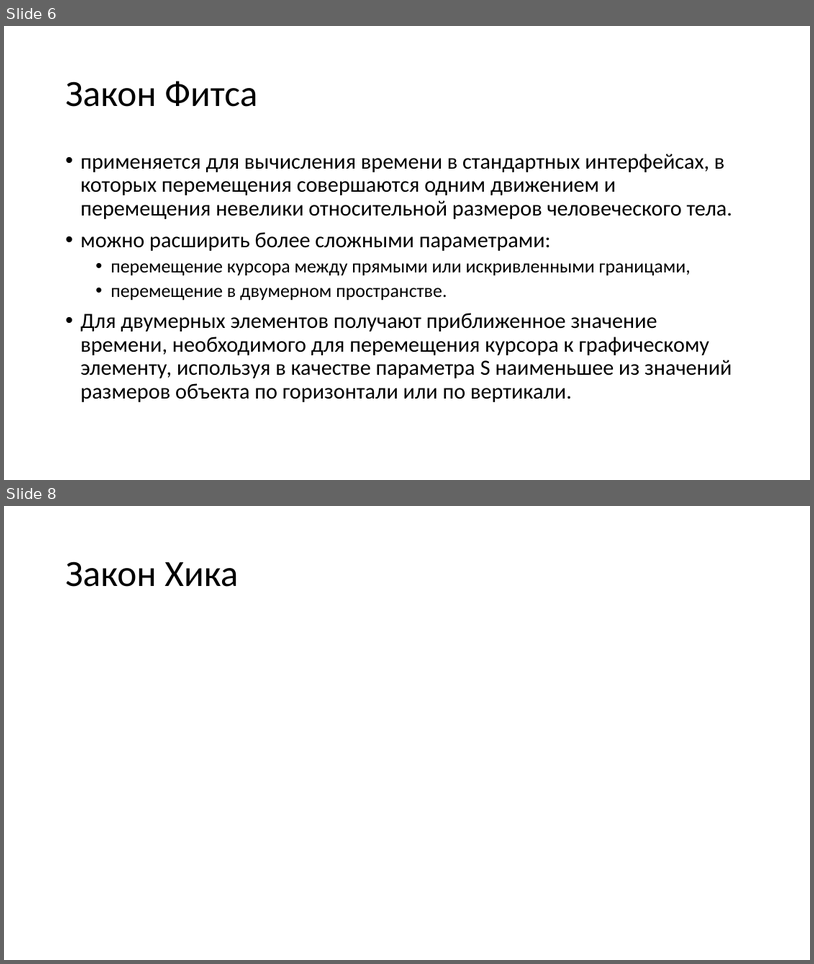
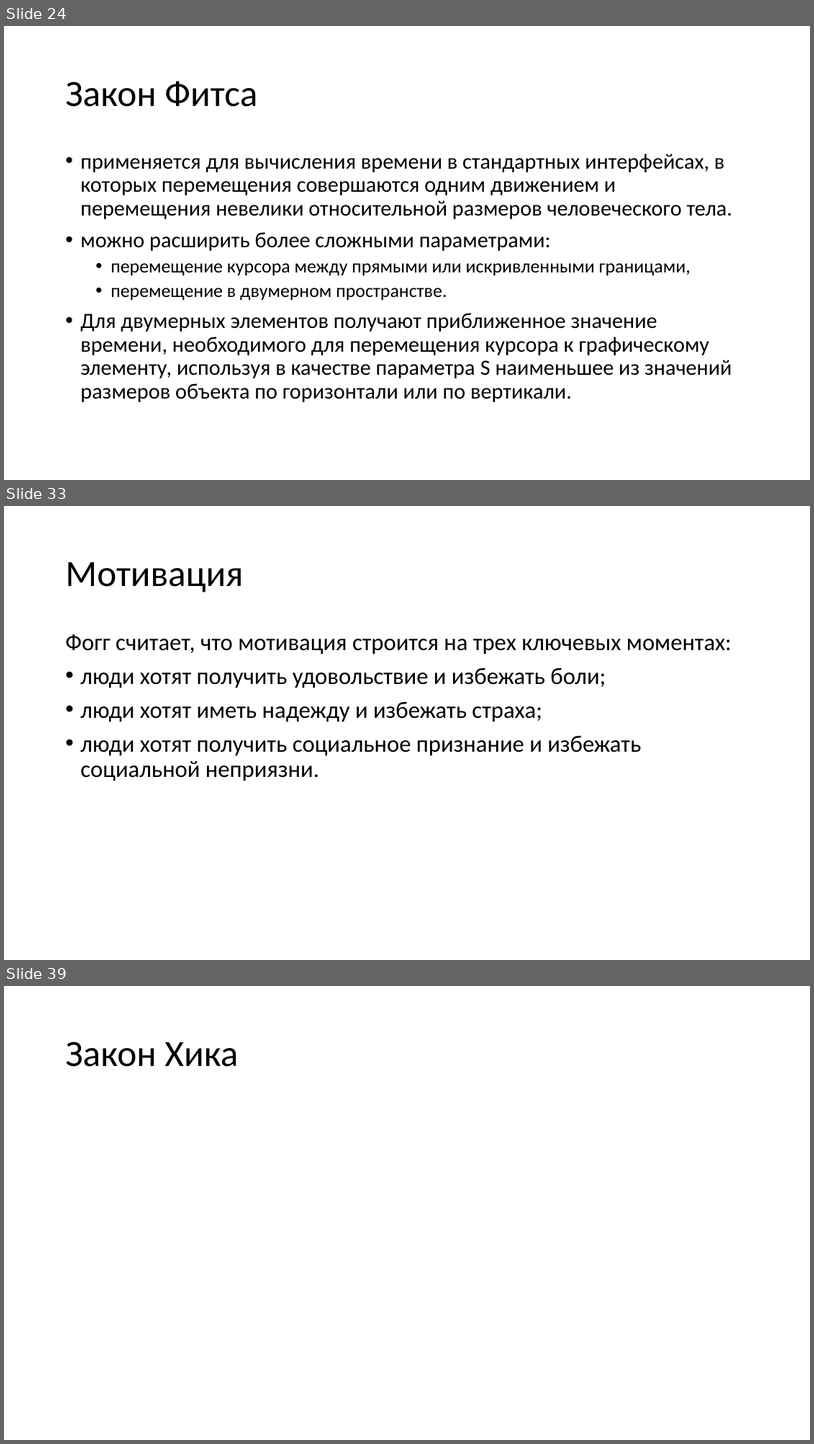
Before and after one commit to naumovda/ux, a slide deck: slides/ux-slides-11.pptx. Shown one above the other, each under a label of ours: slides 6 and 8 before the commit, slides 24, 33 and 39 after it; the slides between them are not shown. The pictures are 814x964 and 814x1444 pixels, drawn with LibreOffice and Linux fonts; fonts in the diff are those of the drawing; grey boxes stand for pictures. Boxes give left, top, right and bottom in pixels: in the first picture for what was removed or moved away, otherwise in the second. Text is boxed around its words. In the diff, an @@ line names an element or a change of style, - is before the commit and + after.

```diff
--- a/slides/ux-slides-11.pptx
+++ b/slides/ux-slides-11.pptx
@@ slide 33 added at [4, 506, 810, 960], background #FFFFFF @@
@@ title added at [65, 562, 243, 592], 44 pt, text #000000 @@
+Мотивация
@@ text added at [65, 634, 732, 781], 28 pt, text #000000 @@
+Фогг считает, что мотивация строится на трех ключевых моментах:
+• люди хотят получить удовольствие и избежать боли;
+• люди хотят иметь надежду и избежать страха;
+• люди хотят получить социальное признание и избежать социальной неприязни.
@@ what was slide 6 is now slide 24 @@
@@ what was slide 8 is now slide 39 @@
```
Also in this commit, not shown: 5 slides changed, 41 other slides added, 7 other files.
